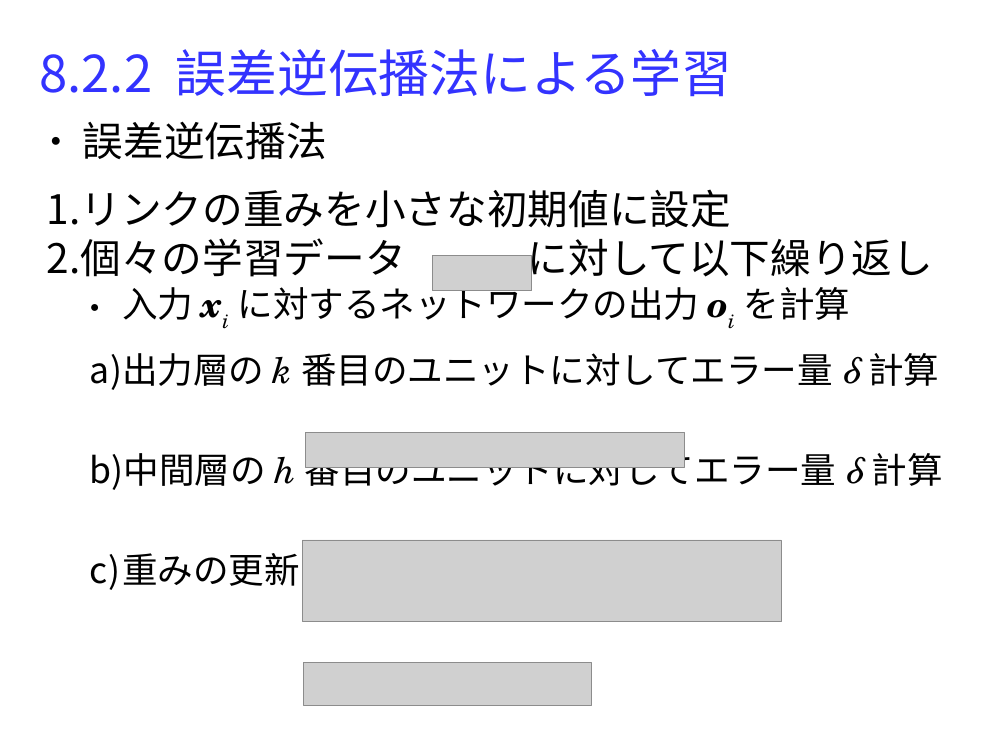
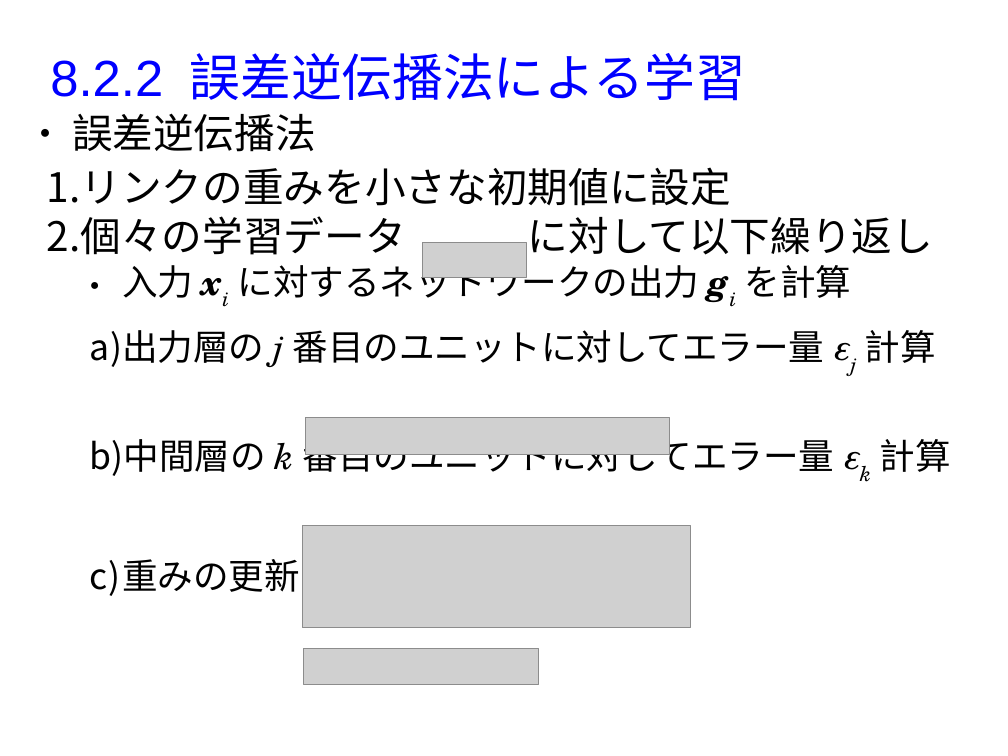
Before and after one commit to MasahiroAraki/MachineLearning, a slide deck: slide 11 of slides/chap08.odp (slide 9 before the commit). Drawn at 1008x756 pixels with LibreOffice and Linux fonts; fonts in the diff are those of the drawing; grey boxes stand for pictures. Boxes give left, top, right and bottom in pixels: in the first picture for what was removed or moved away, otherwise in the second. Text is boxed around its words. In the diff, an @@ line names an element or a change of style, - is before the commit and + after.

```diff
--- a/slides/chap08.odp
+++ b/slides/chap08.odp
@@ title "8.2.2 誤差逆伝播法による学習": place and size @@
-title "8.2.2 誤差逆伝播法による学習" at box(40, 49, 733, 97)
+title "8.2.2 誤差逆伝播法による学習" at box(50, 53, 747, 101)
@@ title "8.2.2 誤差逆伝播法による学習" at box(50, 53, 747, 101): font Noto Sans CJK JP to Arial, text colour #3333FF to #0000FF @@
@@ text "誤差逆伝播法": place and size @@
-text "誤差逆伝播法" at box(83, 121, 327, 160)
+text "誤差逆伝播法" at box(72, 113, 316, 152)
@@ text "リンクの重みを小さな初期値に設定": place and size @@
-text "リンクの重みを小さな初期値に設定" at box(47, 189, 933, 590)
+text "リンクの重みを小さな初期値に設定" at box(47, 167, 933, 596)
@@ text at box(90, 265, 266, 476): text changed @@
-  ● 入力xiに対するネットワークの出力oiを計算
-  a) 出力層のk番目のユニットに対してエラー量δ計算
-  b) 中間層のh番目のユニットに対してエラー量δ計算
+  ● 入力xiに対するネットワークの出力giを計算
+  a) 出力層のj番目のユニットに対してエラー量εj計算
+  b) 中間層のk番目のユニットに対してエラー量εk計算
@@ picture: place and size @@
-picture at box(432, 256, 531, 291)
+picture at box(423, 242, 526, 277)
@@ picture: place and size @@
-picture at box(306, 432, 685, 466)
+picture at box(306, 418, 670, 455)
@@ picture: place and size @@
-picture at box(303, 541, 782, 622)
+picture at box(303, 526, 692, 628)
@@ picture: place and size @@
-picture at box(304, 663, 592, 705)
+picture at box(304, 649, 539, 684)
```
Also in this commit, not shown: 5 other slides changed, 17 slides added, 8 slides removed, 30 other files.
